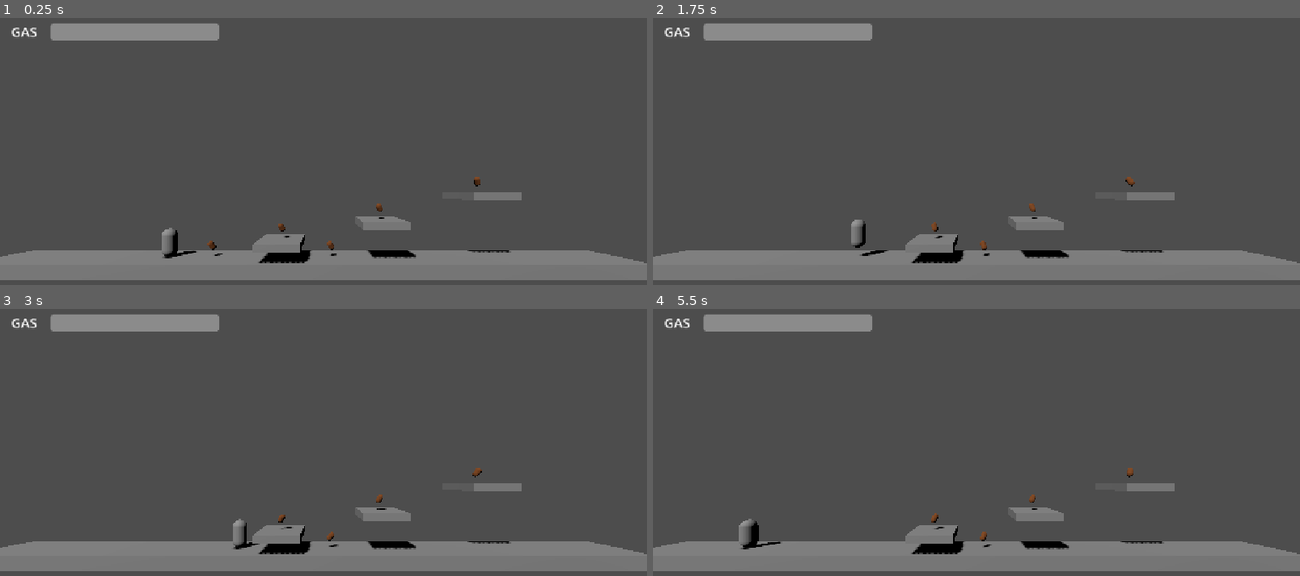
Above: before the commit, frames 1-4 (two rows, left to right).
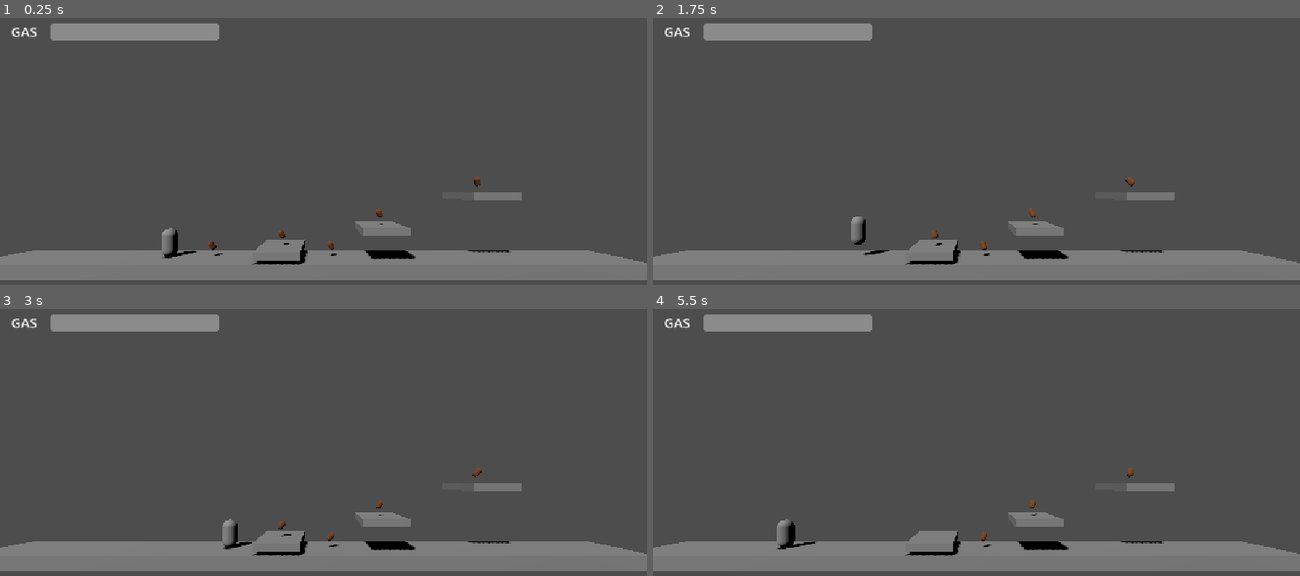
Above: after the commit, the same moments.

Repository: Arkay187/FartMan
Game: Godot game, scene res://scenes/test_level.tscn
Same seed, same stepped clock (60 frames per second), same inputs: the game is played once before the commit and once after it.
Inputs:
- Up to frame 1 (0.25 s): no input
- Up to frame 2 (1.75 s): tap Enter (ui_accept) at 0.5, 0.77, 1.52 s; hold Right (ui_right) 0.53-1.28 s; hold Left (ui_left) from 1.28 s (still down)
- Up to frame 3 (3 s): release Left (ui_left) at 2.03 s; hold Right (ui_right) from 2.03 s (still down)
- Up to frame 4 (5.5 s): tap Enter (ui_accept) at 3.02, 3.77, 4.52 s; release Right (ui_right) at 3.53 s; hold Left (ui_left) from 3.53 s (still down)

The runs differ from the first frame. In frame 1, 1.0% of the frame differs, in the area x 39-65%, y 69-93%; in frame 2, 1.1%; in frame 3, 1.3%; in frame 4, 1.5%, in the area x 13-65%, y 69-93%.

Commit message:
Belly charge: tap/hold/full jumps and squeaky leak on over-hold

Diff:
--- a/scenes/bean.tscn
+++ b/scenes/bean.tscn
@@ -13,12 +13,12 @@
 [sub_resource type="SphereShape3D" id="SphereShape3D_rfort"]
 radius = 0.45
 
-[node name="Bean" type="Area3D" unique_id=1055855102]
+[node name="Bean" type="Area3D" unique_id=2005849170]
 script = ExtResource("1_fkxq7")
 
-[node name="MeshInstance3D" type="MeshInstance3D" parent="." unique_id=64101355]
+[node name="MeshInstance3D" type="MeshInstance3D" parent="." unique_id=1011270746]
 transform = Transform3D(0.81915206, -0.57357645, 0, 0.57357645, 0.81915206, 0, 0, 0, 1, 0, 0, 0)
 mesh = SubResource("CapsuleMesh_cphwl")
 
-[node name="CollisionShape3D" type="CollisionShape3D" parent="." unique_id=777901769]
+[node name="CollisionShape3D" type="CollisionShape3D" parent="." unique_id=978630489]
 shape = SubResource("SphereShape3D_rfort")
--- a/scenes/player.tscn
+++ b/scenes/player.tscn
@@ -5,22 +5,34 @@
 
 [sub_resource type="CapsuleMesh" id="CapsuleMesh_dqkch"]
 
-[sub_resource type="CapsuleShape3D" id="CapsuleShape3D_qlg0r"]
+[sub_resource type="StandardMaterial3D" id="StandardMaterial3D_qlg0r"]
+albedo_color = Color(0.95, 0.55, 0.5, 1)
 
-[node name="Player" type="CharacterBody3D" unique_id=1830658409 node_paths=PackedStringArray("gas_tank", "squash_target")]
+[sub_resource type="SphereMesh" id="SphereMesh_tuyoq"]
+material = SubResource("StandardMaterial3D_qlg0r")
+
+[sub_resource type="CapsuleShape3D" id="CapsuleShape3D_fjrip"]
+
+[node name="Player" type="CharacterBody3D" unique_id=1745349648 node_paths=PackedStringArray("gas_tank", "visual", "belly")]
 script = ExtResource("1_g2els")
 gas_tank = NodePath("GasTank")
-squash_target = NodePath("Visual")
+visual = NodePath("Visual")
+belly = NodePath("Visual/Belly")
 
-[node name="Visual" type="Node3D" parent="." unique_id=1843624219]
+[node name="Visual" type="Node3D" parent="." unique_id=783898739]
 transform = Transform3D(1, 0, 0, 0, 1, 0, 0, 0, 1, 0, -1, 0)
 
-[node name="MeshInstance3D" type="MeshInstance3D" parent="Visual" unique_id=1768179190]
+[node name="MeshInstance3D" type="MeshInstance3D" parent="Visual" unique_id=1821925967]
 transform = Transform3D(1, 0, 0, 0, 1, 0, 0, 0, 1, 0, 1, 0)
 mesh = SubResource("CapsuleMesh_dqkch")
 
-[node name="CollisionShape3D" type="CollisionShape3D" parent="." unique_id=876142569]
-shape = SubResource("CapsuleShape3D_qlg0r")
+[node name="Belly" type="MeshInstance3D" parent="Visual" unique_id=1924059830]
+transform = Transform3D(1, 0, 0, 0, 1, 0, 0, 0, 1, 0.35, 0.9, 0)
+visible = false
+mesh = SubResource("SphereMesh_tuyoq")
 
-[node name="GasTank" type="Node" parent="." unique_id=1355126672]
+[node name="CollisionShape3D" type="CollisionShape3D" parent="." unique_id=840231237]
+shape = SubResource("CapsuleShape3D_fjrip")
+
+[node name="GasTank" type="Node" parent="." unique_id=264642013]
 script = ExtResource("2_qhqgy")
--- a/scenes/test_level.tscn
+++ b/scenes/test_level.tscn
@@ -30,82 +30,83 @@
 [sub_resource type="BoxShape3D" id="BoxShape3D_bakr3"]
 size = Vector3(3, 0.5, 4)
 
-[node name="TestLevel" type="Node3D" unique_id=474057162]
+[node name="TestLevel" type="Node3D" unique_id=1962721696]
 
-[node name="Floor" type="StaticBody3D" parent="." unique_id=1173565759]
+[node name="Floor" type="StaticBody3D" parent="." unique_id=33156764]
 transform = Transform3D(1, 0, 0, 0, 1, 0, 0, 0, 1, 4, 0, 0)
 
-[node name="MeshInstance3D" type="MeshInstance3D" parent="Floor" unique_id=1531948086]
+[node name="MeshInstance3D" type="MeshInstance3D" parent="Floor" unique_id=1022829056]
 mesh = SubResource("BoxMesh_4asn1")
 
-[node name="CollisionShape3D" type="CollisionShape3D" parent="Floor" unique_id=1026954477]
+[node name="CollisionShape3D" type="CollisionShape3D" parent="Floor" unique_id=830570104]
 shape = SubResource("BoxShape3D_dw7u0")
 
-[node name="TootLedge" type="StaticBody3D" parent="." unique_id=102468551]
-transform = Transform3D(1, 0, 0, 0, 1, 0, 0, 0, 1, 2, 1.55, 0)
+[node name="TootLedge" type="StaticBody3D" parent="." unique_id=583453139]
+transform = Transform3D(1, 0, 0, 0, 1, 0, 0, 0, 1, 2, 1.05, 0)
 
-[node name="MeshInstance3D" type="MeshInstance3D" parent="TootLedge" unique_id=1151130034]
+[node name="MeshInstance3D" type="MeshInstance3D" parent="TootLedge" unique_id=1589567270]
 mesh = SubResource("BoxMesh_fyxdr")
 
-[node name="CollisionShape3D" type="CollisionShape3D" parent="TootLedge" unique_id=650483984]
+[node name="CollisionShape3D" type="CollisionShape3D" parent="TootLedge" unique_id=1239719449]
 shape = SubResource("BoxShape3D_kpk0m")
 
-[node name="TrumpLedge" type="StaticBody3D" parent="." unique_id=682635652]
-transform = Transform3D(1, 0, 0, 0, 1, 0, 0, 0, 1, 9, 2.95, 0)
+[node name="TrumpLedge" type="StaticBody3D" parent="." unique_id=1289902098]
+transform = Transform3D(1, 0, 0, 0, 1, 0, 0, 0, 1, 9, 2.55, 0)
 
-[node name="MeshInstance3D" type="MeshInstance3D" parent="TrumpLedge" unique_id=1022601842]
+[node name="MeshInstance3D" type="MeshInstance3D" parent="TrumpLedge" unique_id=1439032890]
 mesh = SubResource("BoxMesh_qs1vn")
 
-[node name="CollisionShape3D" type="CollisionShape3D" parent="TrumpLedge" unique_id=1774069681]
+[node name="CollisionShape3D" type="CollisionShape3D" parent="TrumpLedge" unique_id=1189963233]
 shape = SubResource("BoxShape3D_13hs1")
 
-[node name="ThunderLedge" type="StaticBody3D" parent="." unique_id=261101869]
+[node name="ThunderLedge" type="StaticBody3D" parent="." unique_id=1027977609]
 transform = Transform3D(1, 0, 0, 0, 1, 0, 0, 0, 1, 16, 4.85, 0)
 
-[node name="MeshInstance3D" type="MeshInstance3D" parent="ThunderLedge" unique_id=1473491173]
+[node name="MeshInstance3D" type="MeshInstance3D" parent="ThunderLedge" unique_id=1439802233]
 mesh = SubResource("BoxMesh_fptmo")
 
-[node name="CollisionShape3D" type="CollisionShape3D" parent="ThunderLedge" unique_id=1042455154]
+[node name="CollisionShape3D" type="CollisionShape3D" parent="ThunderLedge" unique_id=893615746]
 shape = SubResource("BoxShape3D_bakr3")
 
-[node name="Player" type="CharacterBody3D" parent="." unique_id=1830658409 node_paths=PackedStringArray("gas_tank", "squash_target") instance=ExtResource("1_tmr53")]
+[node name="Player" type="CharacterBody3D" parent="." unique_id=1745349648 node_paths=PackedStringArray("gas_tank", "visual", "belly") instance=ExtResource("1_tmr53")]
 transform = Transform3D(1, 0, 0, 0, 1, 0, 0, 0, 1, -6, 2, 0)
 script = ExtResource("2_qcd3b")
 gas_tank = NodePath("GasTank")
-squash_target = NodePath("Visual")
+visual = NodePath("Visual")
+belly = NodePath("Visual/Belly")
 
-[node name="Beans" type="Node3D" parent="." unique_id=492199091]
+[node name="Beans" type="Node3D" parent="." unique_id=293102140]
 
-[node name="Bean1" type="Area3D" parent="Beans" unique_id=1055855102 instance=ExtResource("3_88ety")]
+[node name="Bean1" type="Area3D" parent="Beans" unique_id=2005849170 instance=ExtResource("3_88ety")]
 transform = Transform3D(1, 0, 0, 0, 1, 0, 0, 0, 1, -3, 1.3, 0)
 script = ExtResource("4_ahbqi")
 
-[node name="Bean2" type="Area3D" parent="Beans" unique_id=697666153 instance=ExtResource("3_88ety")]
+[node name="Bean2" type="Area3D" parent="Beans" unique_id=468647692 instance=ExtResource("3_88ety")]
 transform = Transform3D(1, 0, 0, 0, 1, 0, 0, 0, 1, 5.5, 1.3, 0)
 script = ExtResource("4_ahbqi")
 
-[node name="Bean3" type="Area3D" parent="Beans" unique_id=1608136271 instance=ExtResource("3_88ety")]
-transform = Transform3D(1, 0, 0, 0, 1, 0, 0, 0, 1, 2, 2.6, 0)
+[node name="Bean3" type="Area3D" parent="Beans" unique_id=622160805 instance=ExtResource("3_88ety")]
+transform = Transform3D(1, 0, 0, 0, 1, 0, 0, 0, 1, 2, 2.1, 0)
 script = ExtResource("4_ahbqi")
 
-[node name="Bean4" type="Area3D" parent="Beans" unique_id=336211840 instance=ExtResource("3_88ety")]
-transform = Transform3D(1, 0, 0, 0, 1, 0, 0, 0, 1, 9, 4, 0)
+[node name="Bean4" type="Area3D" parent="Beans" unique_id=1028509668 instance=ExtResource("3_88ety")]
+transform = Transform3D(1, 0, 0, 0, 1, 0, 0, 0, 1, 9, 3.6, 0)
 script = ExtResource("4_ahbqi")
 
-[node name="Bean5" type="Area3D" parent="Beans" unique_id=889269579 instance=ExtResource("3_88ety")]
+[node name="Bean5" type="Area3D" parent="Beans" unique_id=149302926 instance=ExtResource("3_88ety")]
 transform = Transform3D(1, 0, 0, 0, 1, 0, 0, 0, 1, 16, 5.9, 0)
 script = ExtResource("4_ahbqi")
 
-[node name="Camera3D" type="Camera3D" parent="." unique_id=1337229549]
+[node name="Camera3D" type="Camera3D" parent="." unique_id=319425206]
 transform = Transform3D(1, 0, 0, 0, 1, 0, 0, 0, 1, 5, 5, 17)
 
-[node name="DirectionalLight3D" type="DirectionalLight3D" parent="." unique_id=799427651]
+[node name="DirectionalLight3D" type="DirectionalLight3D" parent="." unique_id=2029522064]
 transform = Transform3D(0.8660254, 0.35355338, -0.35355338, 0, 0.70710677, 0.70710677, 0.5, -0.6123724, 0.6123724, 0, 0, 0)
 shadow_enabled = true
 
-[node name="HUD" type="CanvasLayer" parent="." unique_id=1573080115]
+[node name="HUD" type="CanvasLayer" parent="." unique_id=797409880]
 
-[node name="GasLabel" type="Label" parent="HUD" unique_id=661016018]
+[node name="GasLabel" type="Label" parent="HUD" unique_id=761497587]
 offset_left = 20.0
 offset_top = 18.0
 offset_right = 20.0
@@ -113,7 +114,7 @@
 theme_override_font_sizes/font_size = 24
 text = "GAS"
 
-[node name="GasBar" type="ProgressBar" parent="HUD" unique_id=633306901 node_paths=PackedStringArray("player")]
+[node name="GasBar" type="ProgressBar" parent="HUD" unique_id=1283370667 node_paths=PackedStringArray("player")]
 offset_left = 90.0
 offset_top = 20.0
 offset_right = 390.0
--- a/scripts/gas_tank.gd
+++ b/scripts/gas_tank.gd
@@ -27,6 +27,14 @@
 	return true
 
 
+## Lets some gas leak away. Takes whatever is left if there is not enough.
+func drain(amount: float) -> void:
+	if gas <= 0.0:
+		return
+	gas = maxf(gas - amount, 0.0)
+	gas_changed.emit(gas, max_gas)
+
+
 ## Adds gas, but never more than a full tank.
 func refill(amount: float) -> void:
 	gas = minf(gas + amount, max_gas)
--- a/scripts/player.gd
+++ b/scripts/player.gd
@@ -1,18 +1,23 @@
 class_name Player
 extends CharacterBody3D
 ## Fart Man himself. Walks left and right, and jumps by farting.
-## Tap jump for a small hop. Hold jump to charge a fart, let go to launch.
-## Hold too long and it fizzles out as a weak "pfft".
+##
+## Tap jump: small jump (Toot).
+## Hold jump: his belly grows. Let go for a medium jump (Trump).
+## Let go when the belly is full: big jump (Thunder).
+## Hold too long: a long squeaky fart leaks out, the belly slowly goes down
+## and gas drains away. Let go any time and he jumps with whatever belly is left.
 
 ## Sent when he starts charging.
 signal charge_started
-## Sent while charging, each time the charge reaches a new tier ("Toot", "Trump"...).
-signal tier_changed(tier_name: String)
 ## Sent when he launches. Use this later for sounds and gas clouds.
 signal farted(tier_name: String)
-
-enum Tier { HOP, TOOT, TRUMP, THUNDER, PFFT }
-const TIER_NAMES: Array[String] = ["Hop", "Toot", "Trump", "Thunder", "Pfft"]
+## Sent when the long squeaky leak starts and stops. Use these later for the sound.
+signal squeak_started
+signal squeak_stopped
+
+enum Tier { TOOT, TRUMP, THUNDER }
+const TIER_NAMES: Array[String] = ["Toot", "Trump", "Thunder"]
 
 @export_group("Walking")
 ## How fast he walks, in metres per second.
@@ -24,36 +29,40 @@
 ## How strongly he is pulled down.
 @export var gravity: float = 25.0
 
-@export_group("Charge times (seconds held)")
-## Let go before this and it is just a hop.
-@export var toot_time: float = 0.1
-## Hold this long for a Trump.
-@export var trump_time: float = 0.25
-## Hold this long for a Thunder.
-@export var thunder_time: float = 0.5
-## Hold this long and it goes off by itself as a weak pfft.
-@export var pfft_time: float = 0.85
-
-@export_group("Launch power")
-@export var hop_power: float = 6.0
-@export var toot_power: float = 9.0
-@export var trump_power: float = 12.5
+@export_group("Charge times (seconds)")
+## Let go before this and it counts as a tap: small jump.
+@export var tap_time: float = 0.15
+## How long to hold until the belly is full.
+@export var full_charge_time: float = 0.5
+## How long the belly stays full before it starts to leak.
+@export var full_hold_time: float = 0.35
+## How long a full belly takes to leak away completely.
+@export var squeak_time: float = 1.5
+
+@export_group("Jump power")
+## Small jump (tap).
+@export var toot_power: float = 7.5
+## Medium jump (belly partly full).
+@export var trump_power: float = 11.5
+## Big jump (belly full).
 @export var thunder_power: float = 16.0
-@export var pfft_power: float = 4.0
 
 @export_group("Gas")
 ## His gas tank. Leave empty for unlimited gas.
 @export var gas_tank: GasTank
-## Gas each fart uses. Hops and pfffts are free.
-@export var toot_cost: float = 10.0
+## Gas each jump uses. The small tap jump is free so he can never get stuck.
 @export var trump_cost: float = 20.0
 @export var thunder_cost: float = 35.0
-
-@export_group("Charge squash")
-## Optional: drag the player's MeshInstance3D here and he squats while charging.
-@export var squash_target: Node3D
-## How flat he gets at full charge. 0.6 = 60% of normal height.
-@export_range(0.2, 1.0) var squash_amount: float = 0.6
+## Gas wasted each second while the squeaky leak is going.
+@export var squeak_gas_per_second: float = 10.0
+
+@export_group("Looks")
+## The part of him that turns to face the way he walks.
+@export var visual: Node3D
+## The belly model. It grows while charging and hides the rest of the time.
+@export var belly: Node3D
+## How big the belly is when completely full.
+@export var belly_full_scale: float = 1.1
 
 @export_group("Controls")
 ## These are built into Godot: arrow keys and Space.
@@ -66,8 +75,14 @@
 @export var print_farts: bool = true
 
 var is_charging: bool = false
+var is_squeaking: bool = false
 var charge_time: float = 0.0
-var current_tier: Tier = Tier.HOP
+## How full the belly is: 0 = empty, 1 = full.
+var belly_fill: float = 0.0
+
+
+func _ready() -> void:
+	_show_belly()
 
 
 func _physics_process(delta: float) -> void:
@@ -81,6 +96,10 @@
 	var direction: float = Input.get_axis(left_action, right_action)
 	var acceleration: float = ground_acceleration if is_on_floor() else air_acceleration
 	velocity.x = move_toward(velocity.x, direction * move_speed, acceleration * delta)
+
+	# Turn to face the way he is walking.
+	if visual != null and direction != 0.0:
+		visual.rotation.y = 0.0 if direction > 0.0 else PI
 
 	# 2.5D: never move towards or away from the camera.
 	velocity.z = 0.0
@@ -99,55 +118,61 @@
 	if Input.is_action_just_pressed(jump_action):
 		is_charging = true
 		charge_time = 0.0
-		current_tier = Tier.HOP
+		belly_fill = 0.0
 		charge_started.emit()
 
 	if not is_charging:
 		return
 
+	# Letting go always launches, with whatever is in the belly right now.
+	if not Input.is_action_pressed(jump_action):
+		_launch(_tier_now())
+		return
+
 	charge_time += delta
-	_squash(charge_time / pfft_time)
-
-	var tier: Tier = _tier_for(charge_time)
-	if tier != current_tier:
-		current_tier = tier
-		tier_changed.emit(TIER_NAMES[tier])
-
-	# Launch when the button is let go, or when it has been held too long.
-	if tier == Tier.PFFT or not Input.is_action_pressed(jump_action):
-		_launch(tier)
-
-
-## Which fart do you get for holding this long?
-func _tier_for(held: float) -> Tier:
-	if held >= pfft_time:
-		return Tier.PFFT
-	if held >= thunder_time:
+	if charge_time < full_charge_time:
+		# Belly growing.
+		belly_fill = charge_time / full_charge_time
+	elif charge_time < full_charge_time + full_hold_time:
+		# Belly full: the moment to let go for a Thunder.
+		belly_fill = 1.0
+	else:
+		# Held too long: it leaks out as a long squeak until the belly is empty.
+		_leak(delta)
+	_show_belly()
+
+
+## The long squeaky fart: the belly goes down slowly and gas is wasted.
+func _leak(delta: float) -> void:
+	if belly_fill <= 0.0:
+		_set_squeaking(false)
+		return
+	_set_squeaking(true)
+	belly_fill = maxf(belly_fill - delta / squeak_time, 0.0)
+	if gas_tank != null:
+		gas_tank.drain(squeak_gas_per_second * delta)
+
+
+## Which jump do you get if you let go right now?
+func _tier_now() -> Tier:
+	if belly_fill >= 1.0:
 		return Tier.THUNDER
-	if held >= trump_time:
+	if charge_time >= tap_time and belly_fill > 0.0:
 		return Tier.TRUMP
-	if held >= toot_time:
-		return Tier.TOOT
-	return Tier.HOP
+	return Tier.TOOT
 
 
 func _power_for(tier: Tier) -> float:
 	match tier:
-		Tier.TOOT:
-			return toot_power
 		Tier.TRUMP:
 			return trump_power
 		Tier.THUNDER:
 			return thunder_power
-		Tier.PFFT:
-			return pfft_power
-	return hop_power
+	return toot_power
 
 
 func _cost_for(tier: Tier) -> float:
 	match tier:
-		Tier.TOOT:
-			return toot_cost
 		Tier.TRUMP:
 			return trump_cost
 		Tier.THUNDER:
@@ -155,11 +180,17 @@
 	return 0.0
 
 
+func _can_pay_for(tier: Tier) -> bool:
+	var cost: float = _cost_for(tier)
+	return gas_tank == null or cost <= 0.0 or gas_tank.use(cost)
+
+
 func _launch(tier: Tier) -> void:
-	# Not enough gas in the tank? It fizzles out as a pfft.
-	var cost: float = _cost_for(tier)
-	if gas_tank != null and cost > 0.0 and not gas_tank.use(cost):
-		tier = Tier.PFFT
+	# Not enough gas? Drop down to the biggest jump he can afford.
+	if tier == Tier.THUNDER and not _can_pay_for(Tier.THUNDER):
+		tier = Tier.TRUMP
+	if tier == Tier.TRUMP and not _can_pay_for(Tier.TRUMP):
+		tier = Tier.TOOT
 
 	velocity.y = _power_for(tier)
 	_stop_charging()
@@ -171,12 +202,26 @@
 func _stop_charging() -> void:
 	is_charging = false
 	charge_time = 0.0
-	_squash(0.0)
-
-
-## amount is 0 (standing normally) to 1 (fully squashed).
-func _squash(amount: float) -> void:
-	if squash_target == null:
-		return
-	var height: float = lerpf(1.0, squash_amount, clampf(amount, 0.0, 1.0))
-	squash_target.scale = Vector3(1.0, height, 1.0)
+	belly_fill = 0.0
+	_set_squeaking(false)
+	_show_belly()
+
+
+func _set_squeaking(on: bool) -> void:
+	if on == is_squeaking:
+		return
+	is_squeaking = on
+	if on:
+		squeak_started.emit()
+		if print_farts:
+			print("Squeeeeak...")
+	else:
+		squeak_stopped.emit()
+
+
+## Grows or hides the belly model to match belly_fill.
+func _show_belly() -> void:
+	if belly == null:
+		return
+	belly.visible = belly_fill > 0.0
+	belly.scale = Vector3.ONE * maxf(belly_fill * belly_full_scale, 0.01)
Not shown, changed: CLAUDE.md
Not shown, changed: SESSION_NOTES.md
